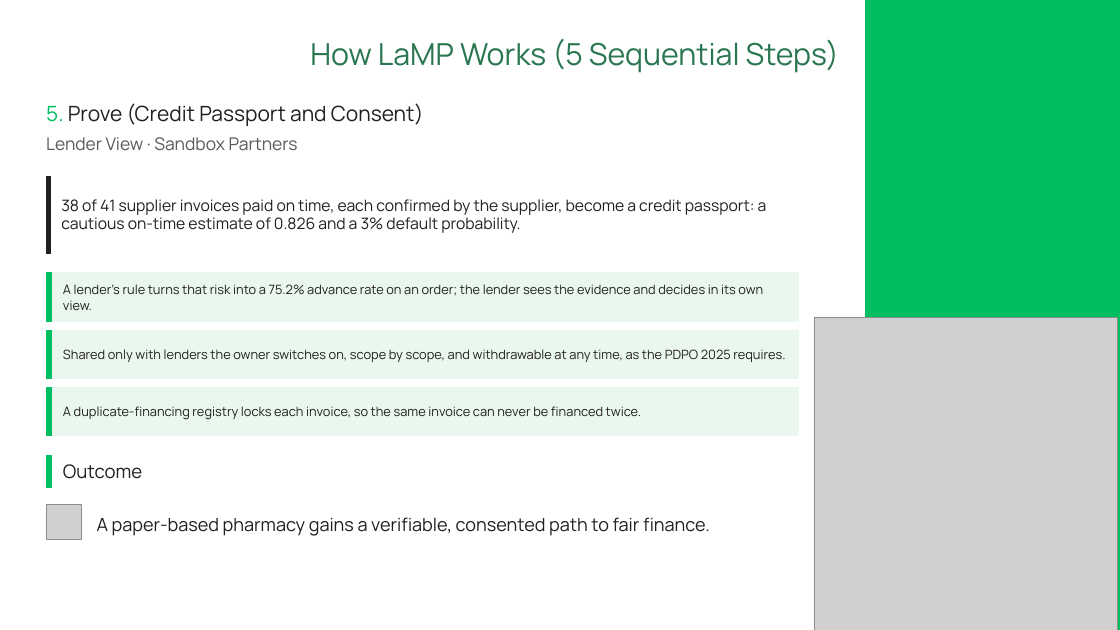
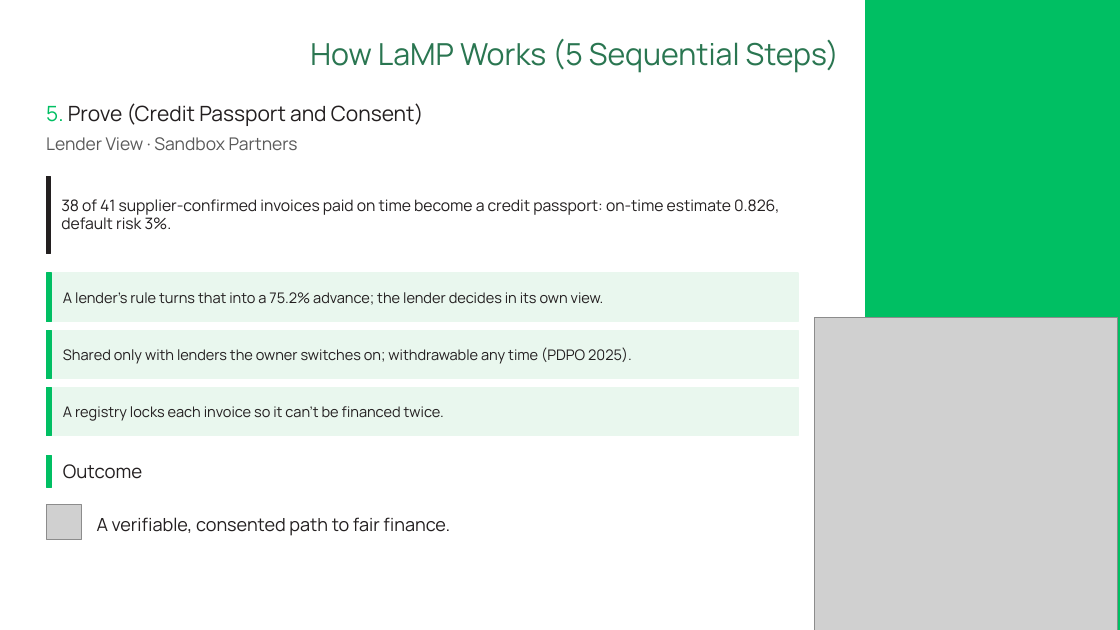
Before and after one commit to ishmam259/lamp-copilot, a slide deck: slide 15 of deck/LaMP-Copilot.pptx. Drawn at 1120x630 pixels with LibreOffice and Linux fonts; fonts in the diff are those of the drawing; grey boxes stand for pictures. Boxes give left, top, right and bottom in pixels: in the first picture for what was removed or moved away, otherwise in the second. Text is boxed around its words. In the diff, an @@ line names an element or a change of style, - is before the commit and + after.

Commit message:
deck: cut wordy slides by about a third, larger text, full team names

```diff
--- a/deck/LaMP-Copilot.pptx
+++ b/deck/LaMP-Copilot.pptx
@@ text at bbox=[61, 199, 779, 230]: text changed @@
-38 of 41 supplier invoices paid on time, each confirmed by the supplier, become a credit passport: a cautious on-time estimate of 0.826 and a 3% default probability.
+38 of 41 supplier-confirmed invoices paid on time become a credit passport: on-time estimate 0.826, default risk 3%.
@@ text at bbox=[63, 292, 604, 305]: text changed; size 11 to 12.5 pt @@
-A lender's rule turns that risk into a 75.2% advance rate on an order; the lender sees the evidence and decides in its own view.
+A lender's rule turns that into a 75.2% advance; the lender decides in its own view.
@@ text at bbox=[63, 347, 632, 364]: text changed; size 11 to 12.5 pt @@
-Shared only with lenders the owner switches on, scope by scope, and withdrawable at any time, as the PDPO 2025 requires.
+Shared only with lenders the owner switches on; withdrawable any time (PDPO 2025).
@@ text at bbox=[63, 406, 444, 421]: text changed; size 11 to 12.5 pt @@
-A duplicate-financing registry locks each invoice, so the same invoice can never be financed twice.
+A registry locks each invoice so it can't be financed twice.
@@ text at bbox=[97, 517, 450, 536]: text changed @@
-A paper-based pharmacy gains a verifiable, consented path to fair finance.
+A verifiable, consented path to fair finance.
```
Also in this commit, not shown: 21 other slides changed, 2 other files.
